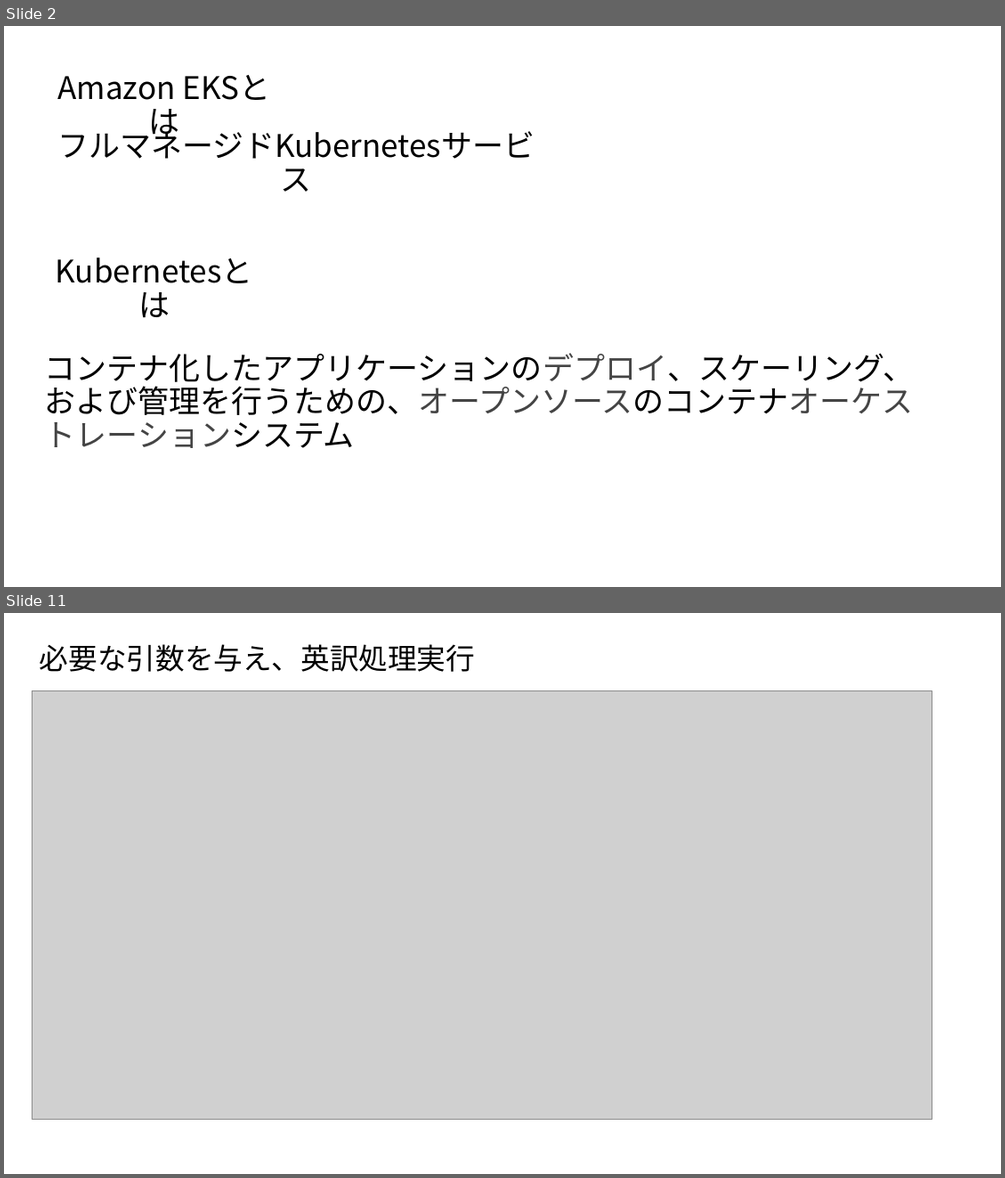
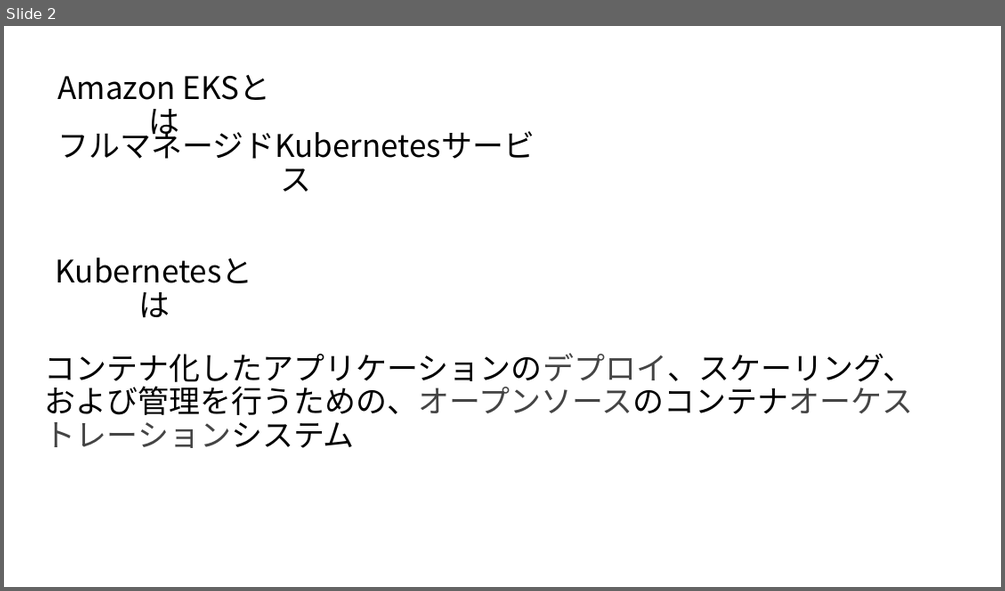
Before and after one commit to TokushigeJunya/test, a slide deck: AmazonEKS入門.pptx. Shown one above the other, each under a label of ours: slides 2 and 11 before the commit, slide 2 after it; the slides between them are not shown. The pictures are 1005x1178 and 1005x591 pixels, drawn with LibreOffice and Linux fonts; fonts in the diff are those of the drawing; grey boxes stand for pictures. Boxes give left, top, right and bottom in pixels: in the first picture for what was removed or moved away, otherwise in the second. Text is boxed around its words. In the diff, an @@ line names an element or a change of style, - is before the commit and + after.

```diff
--- a/AmazonEKS入門.pptx
+++ b/AmazonEKS入門.pptx
@@ slide 11 removed at (x1=4, y1=613, x2=1001, y2=1174), background #FFFFFF @@
@@ text removed at (x1=40, y1=644, x2=475, y2=672) @@
-必要な引数を与え、英訳処理実行
@@ picture removed at (x1=32, y1=690, x2=933, y2=1119) @@
```
Also in this commit, not shown: 1 slide changed, 14 slides added, 15 other slides removed.
